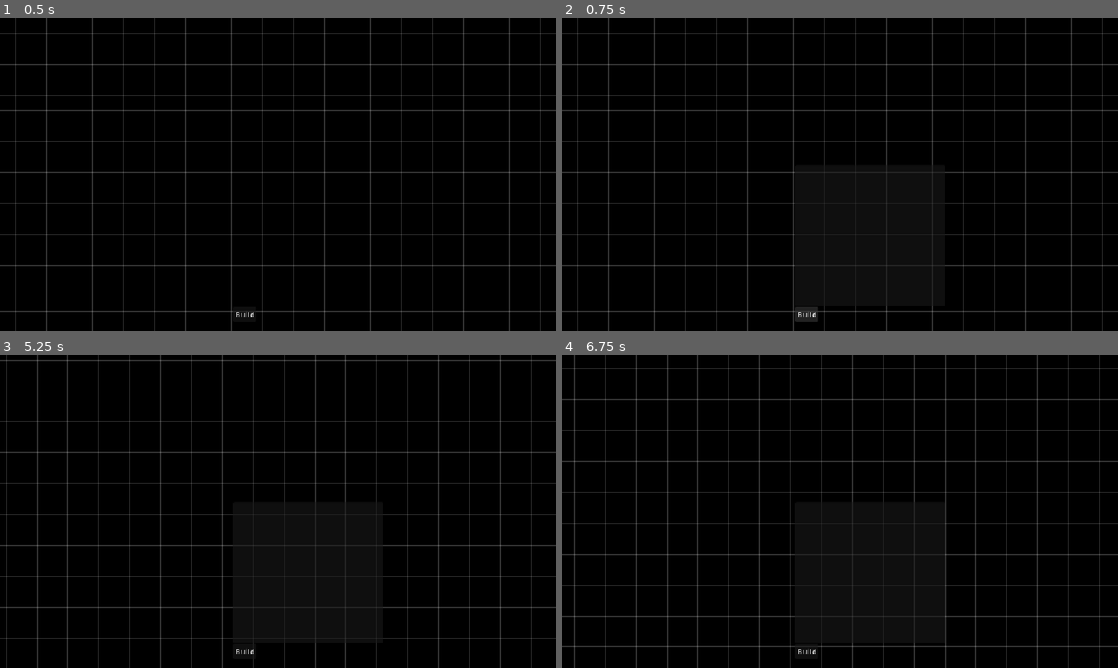
Above: before the commit, frames 1-4 (two rows, left to right).
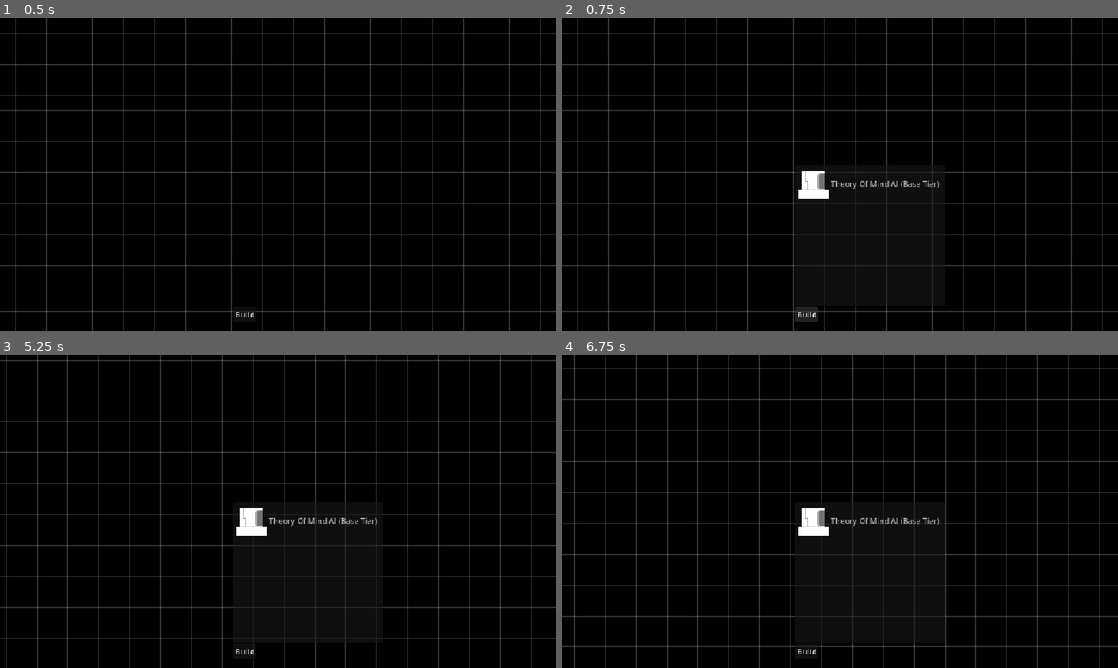
Above: after the commit, the same moments.

Repository: CarlinoCalogero/architect-of-intelligence-board-game
Game: Godot game, scene res://levels/board.tscn
Same seed, same stepped clock (60 frames per second), same inputs: the game is played once before the commit and once after it.
Inputs (mouse positions are in pixels of both pictures, inside the frame that each line leads up to):
- Up to frame 1 (0.5 s): no input
- Up to frame 2 (0.75 s): click "Build" at 0.5 s
- Up to frame 3 (5.25 s): click "Build" at 1.25 s; click "Build" at 2 s; tap Enter at 2.75, 4.25 s; move the mouse to (400, 495) at 2.77 s; press the mouse at (400, 495) at 2.78 s; tap Space at 3.5, 5 s; move the mouse to (166, 527) at 3.52 s; release the mouse at (166, 527) at 3.53 s; tap Mouse wheel down (scroll_down) at 3.6 s; click (166, 527) at 3.67 s; move the mouse to (333, 442) at 4.27 s; hold Mouse wheel up (scroll_up) 4.28-5.03 s; click (333, 442) at 4.42 s; move the mouse to (250, 574) at 5.02 s; click (250, 574) at 5.1 s
- Up to frame 4 (6.75 s): tap Enter at 5.75 s; move the mouse to (1006, 558) at 5.77 s; hold Mouse wheel down (scroll_down) 5.78-6.53 s; click (1006, 558) at 5.92 s; tap Space at 6.5 s; move the mouse to (673, 464) at 6.52 s; tap Mouse wheel up (scroll_up) at 6.6 s; click (673, 464) at 6.67 s

Frame 1 is identical in both runs. In frame 2, 0.6% of the frame differs, in the area x 42-68%, y 48-58%; in frame 3, 0.6%; in frame 4, 0.6%.

Commit message:
fixed bug in the structure resources manager

Diff:
--- /dev/null
+++ b/definitions/structure_resources/theory_of_mind_ai_base_tier.tres
@@ -0,0 +1,20 @@
+[gd_resource type="Resource" script_class="StructureResource" format=3 uid="uid://cj7sa3ovu72sx"]
+
+[ext_resource type="Script" uid="uid://wmvrr6eojje1" path="res://domain/transaction.gd" id="1_khq6i"]
+[ext_resource type="Script" uid="uid://dsgv5s4ki0om6" path="res://domain/structure_resource.gd" id="2_66ds8"]
+[ext_resource type="Resource" uid="uid://bs6f20tn7noet" path="res://definitions/game_resources/electricity.tres" id="2_uellr"]
+[ext_resource type="Texture2D" uid="uid://bvxsibdssn238" path="res://sprites/meeples/theory_of_mind_ai_base_tier.png" id="3_66ds8"]
+
+[sub_resource type="Resource" id="Resource_3llnv"]
+script = ExtResource("1_khq6i")
+resource_type = ExtResource("2_uellr")
+amount = 10.0
+metadata/_custom_type_script = "uid://wmvrr6eojje1"
+
+[resource]
+script = ExtResource("2_66ds8")
+name = "Theory Of Mind AI (Base Tier)"
+texture = ExtResource("3_66ds8")
+building_limit_amount = 1
+building_cost = Array[ExtResource("1_khq6i")]([SubResource("Resource_3llnv")])
+metadata/_custom_type_script = "uid://dsgv5s4ki0om6"
--- a/managers/structure_manager.gd
+++ b/managers/structure_manager.gd
@@ -18,6 +18,6 @@
 
 		built_structures_tracker[structure.name] += 1
 
-		if built_structures_tracker[structure.name] >= structure.limit_amount:
+		if built_structures_tracker[structure.name] >= structure.building_limit_amount:
 			return true
 	return false
